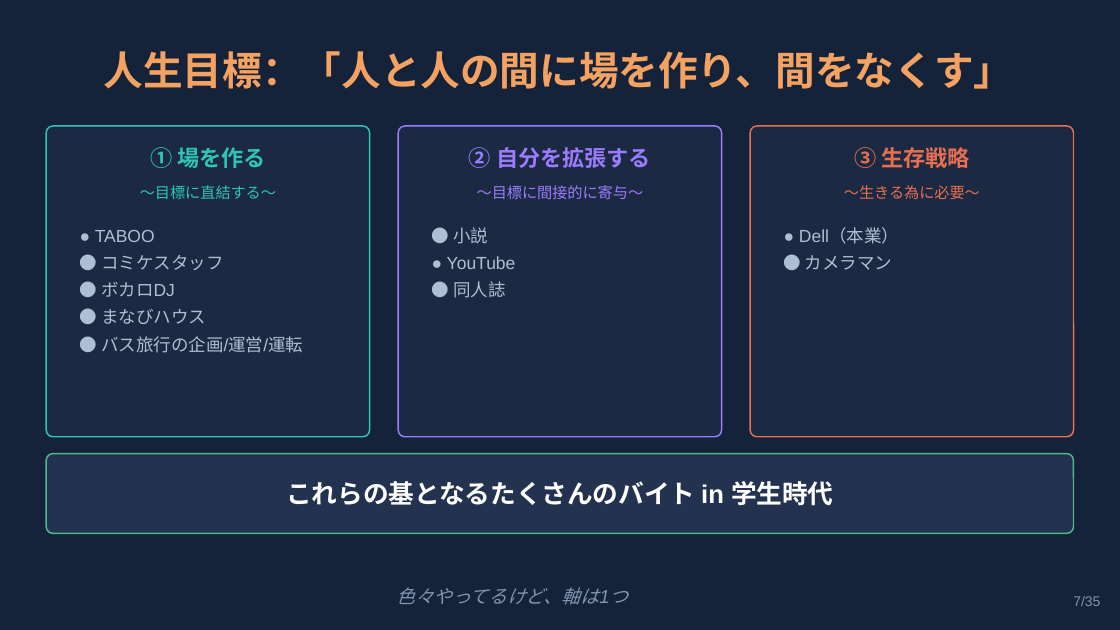
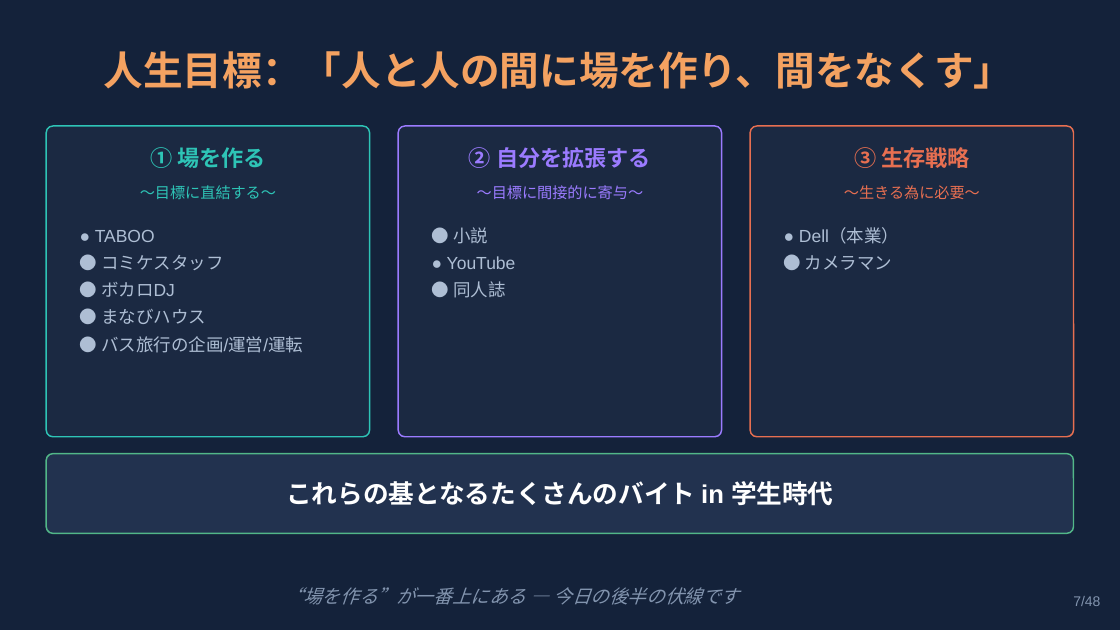
Before and after one commit to syukugennmathto/claude-daily-routines, a slide deck: slide 7 of build/career_talk_setagaya.pptx. Drawn at 1120x630 pixels with LibreOffice and Linux fonts; fonts in the diff are those of the drawing. Boxes give left, top, right and bottom in pixels: in the first picture for what was removed or moved away, otherwise in the second. Text is boxed around its words. In the diff, an @@ line names an element or a change of style, - is before the commit and + after.

```diff
--- a/build/career_talk_setagaya.pptx
+++ b/build/career_talk_setagaya.pptx
@@ text at box(285, 587, 739, 605): text changed @@
-色々やってるけど、軸は1つ
+“場を作る”が一番上にある — 今日の後半の伏線です
@@ text at box(1073, 596, 1100, 606): text changed @@
-7/35
+7/48
```
Also in this commit, not shown: 34 other slides changed, 13 slides added, 3 other files.
